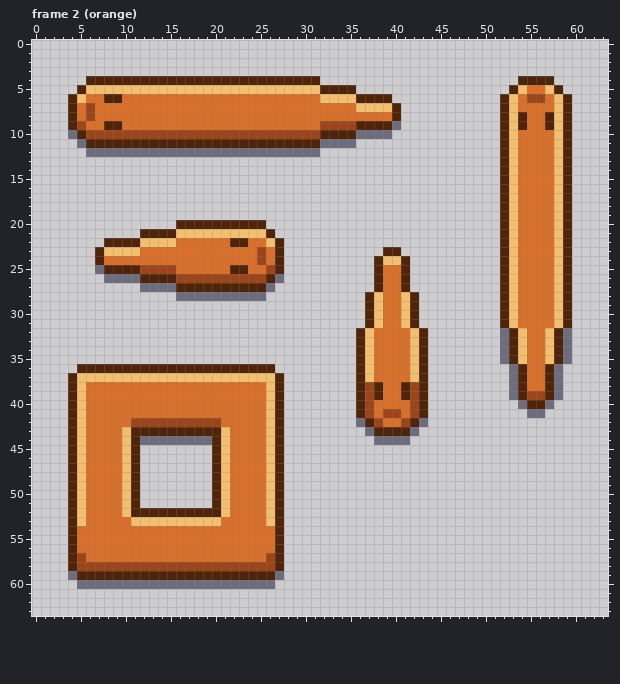
Pixel-art file, stored at Frontend/retro-game/src/assets/images/Snake.aseprite. The picture above is the old version.
64x64 pixels, 8 frames. Shown: frame 2 (orange). The commit also changed other frames, which this record leaves out.
After the commit:
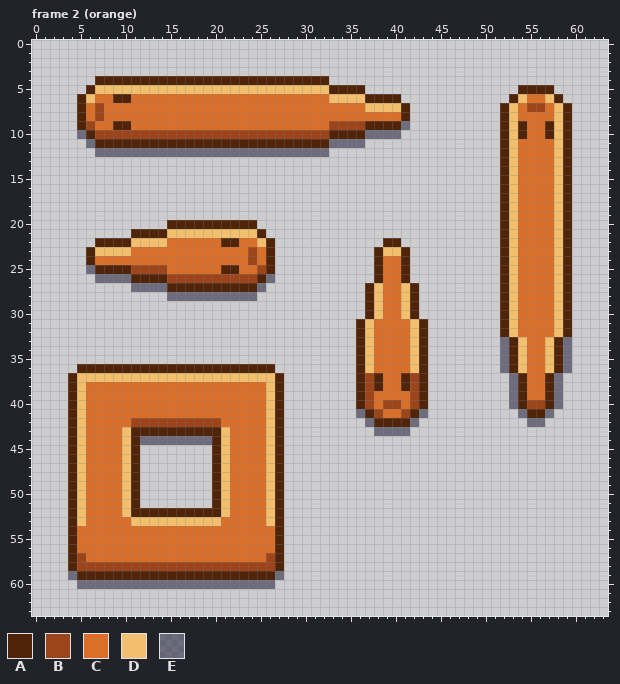
Palette (. is transparent): A #502408  B #9c451a  C #da6f2a  D #f2bf6e  E #12103082
Difference:
--- frame 2 (orange), layers "Shadow", "Layer 1"
@@ x 0..63 @@
  3 ................................................................
- 4 ......AAAAAAAAAAAAAAAAAAAAAAAAAA......................AAAA......
- 5 .....ADDDDDDDDDDDDDDDDDDDDDDDDDDAAAA.................ADCCDA.....
- 6 ....ADCCAACCCCCCCCCCCCCCCCCCCCCCDDDDAAAA............ADCBBCDA....
- 7 ....ACBCCCCCCCCCCCCCCCCCCCCCCCCCCCCCDDDDA...........ADCCCCDA....
- 8 ....ACBCCCCCCCCCCCCCCCCCCCCCCCCCCCCCCCCCA...........ADACCADA....
- 9 ....ABCCAACCCCCCCCCCCCCCCCCCCCCCBBBBAAAAE...........ADACCADA....
-10 ....EABBBBBBBBBBBBBBBBBBBBBBBBBBAAAAEEEE............ADCCCCDA....
-11 .....EAAAAAAAAAAAAAAAAAAAAAAAAAAEEEE................ADCCCCDA....
-12 ......EEEEEEEEEEEEEEEEEEEEEEEEEE....................ADCCCCDA....
+ 4 .......AAAAAAAAAAAAAAAAAAAAAAAAAA...............................
+ 5 ......ADDDDDDDDDDDDDDDDDDDDDDDDDDAAAA.................AAAA......
+ 6 .....ADCCAACCCCCCCCCCCCCCCCCCCCCCDDDDAAAA............ADCCDA.....
+ 7 .....ACBCCCCCCCCCCCCCCCCCCCCCCCCCCCCCDDDDA..........ADCBBCDA....
+ 8 .....ACBCCCCCCCCCCCCCCCCCCCCCCCCCCCCCCCCCA..........ADCCCCDA....
+ 9 .....ABCCAACCCCCCCCCCCCCCCCCCCCCCBBBBAAAAE..........ADACCADA....
+10 .....EABBBBBBBBBBBBBBBBBBBBBBBBBBAAAAEEEE...........ADACCADA....
+11 ......EAAAAAAAAAAAAAAAAAAAAAAAAAAEEEE...............ADCCCCDA....
+12 .......EEEEEEEEEEEEEEEEEEEEEEEEEE...................ADCCCCDA....
 13 ....................................................ADCCCCDA....
@@ x 0..63 @@
 19 ....................................................ADCCCCDA....
-20 ................AAAAAAAAAA..........................ADCCCCDA....
-21 ............AAAADDDDDDDDDDA.........................ADCCCCDA....
-22 ........AAAADDDDCCCCCCAACCDA........................ADCCCCDA....
-23 .......ADDDDCCCCCCCCCCCCCBCA...........AA...........ADCCCCDA....
-24 .......ACCCCCCCCCCCCCCCCCBCA..........ADDA..........ADCCCCDA....
-25 .......EAAAABBBBCCCCCCAACCBA..........ACCA..........ADCCCCDA....
-26 ........EEEEAAAABBBBBBBBBBAE..........ACCA..........ADCCCCDA....
-27 ............EEEEAAAAAAAAAAE...........ACCA..........ADCCCCDA....
-28 ................EEEEEEEEEE...........ADCCDA.........ADCCCCDA....
+20 ...............AAAAAAAAAA...........................ADCCCCDA....
+21 ...........AAAADDDDDDDDDDA..........................ADCCCCDA....
+22 .......AAAADDDDCCCCCCAACCDA............AA...........ADCCCCDA....
+23 ......ADDDDCCCCCCCCCCCCCBCA...........ADDA..........ADCCCCDA....
+24 ......ACCCCCCCCCCCCCCCCCBCA...........ACCA..........ADCCCCDA....
+25 ......EAAAABBBBCCCCCCAACCBA...........ACCA..........ADCCCCDA....
+26 .......EEEEAAAABBBBBBBBBBAE...........ACCA..........ADCCCCDA....
+27 ...........EEEEAAAAAAAAAAE...........ADCCDA.........ADCCCCDA....
+28 ...............EEEEEEEEEE............ADCCDA.........ADCCCCDA....
 29 .....................................ADCCDA.........ADCCCCDA....
 30 .....................................ADCCDA.........ADCCCCDA....
-31 .....................................ADCCDA.........ADCCCCDA....
-32 ....................................ADCCCCDA........EADCCDAE....
+31 ....................................ADCCCCDA........ADCCCCDA....
+32 ....................................ADCCCCDA........ADCCCCDA....
 33 ....................................ADCCCCDA........EADCCDAE....
@@ x 34..61 @@
 35 ..ADCCCCDA........EADCCDAE..
-36 ..ADCCCCDA.........EACCAE...
-37 ..ADCCCCDA.........EACCAE...
+36 ..ADCCCCDA........EADCCDAE..
+37 ..ABACCABA.........EACCAE...
 38 ..ABACCABA.........EACCAE...
-39 ..ABACCABA.........EABBAE...
-40 ..ABCCCCBA..........EAAE....
-41 ..ABCBBCBA...........EE.....
-42 ..EABCCBAE..................
-43 ...EAAAAE...................
-44 ....EEEE....................
+39 ..ABCCCCBA.........EACCAE...
+40 ..ABCBBCBA.........EABBAE...
+41 ..EABCCBAE..........EAAE....
+42 ...EAAAAE............EE.....
+43 ....EEEE....................
+44 ............................
 45 ............................
